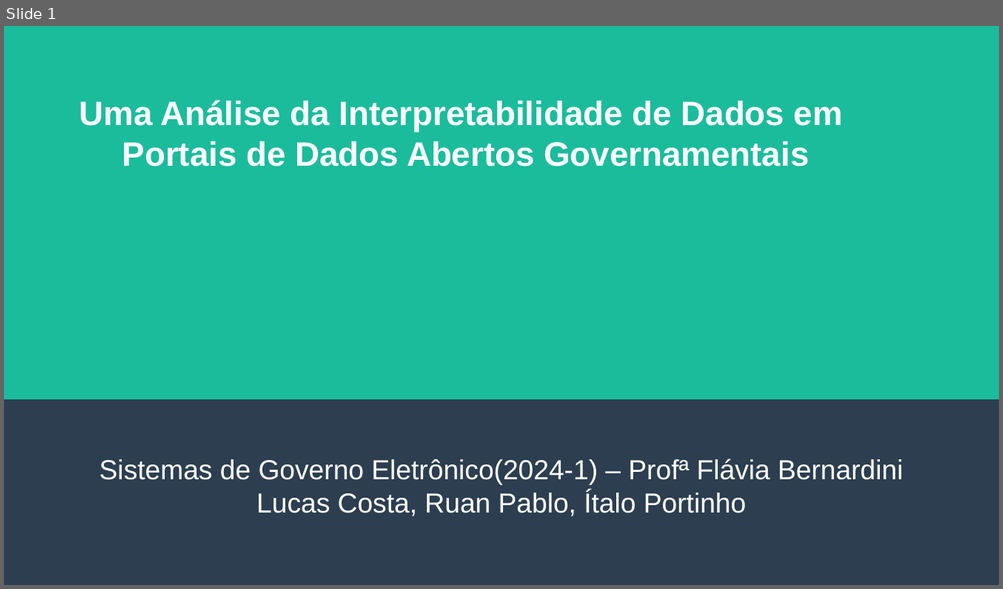
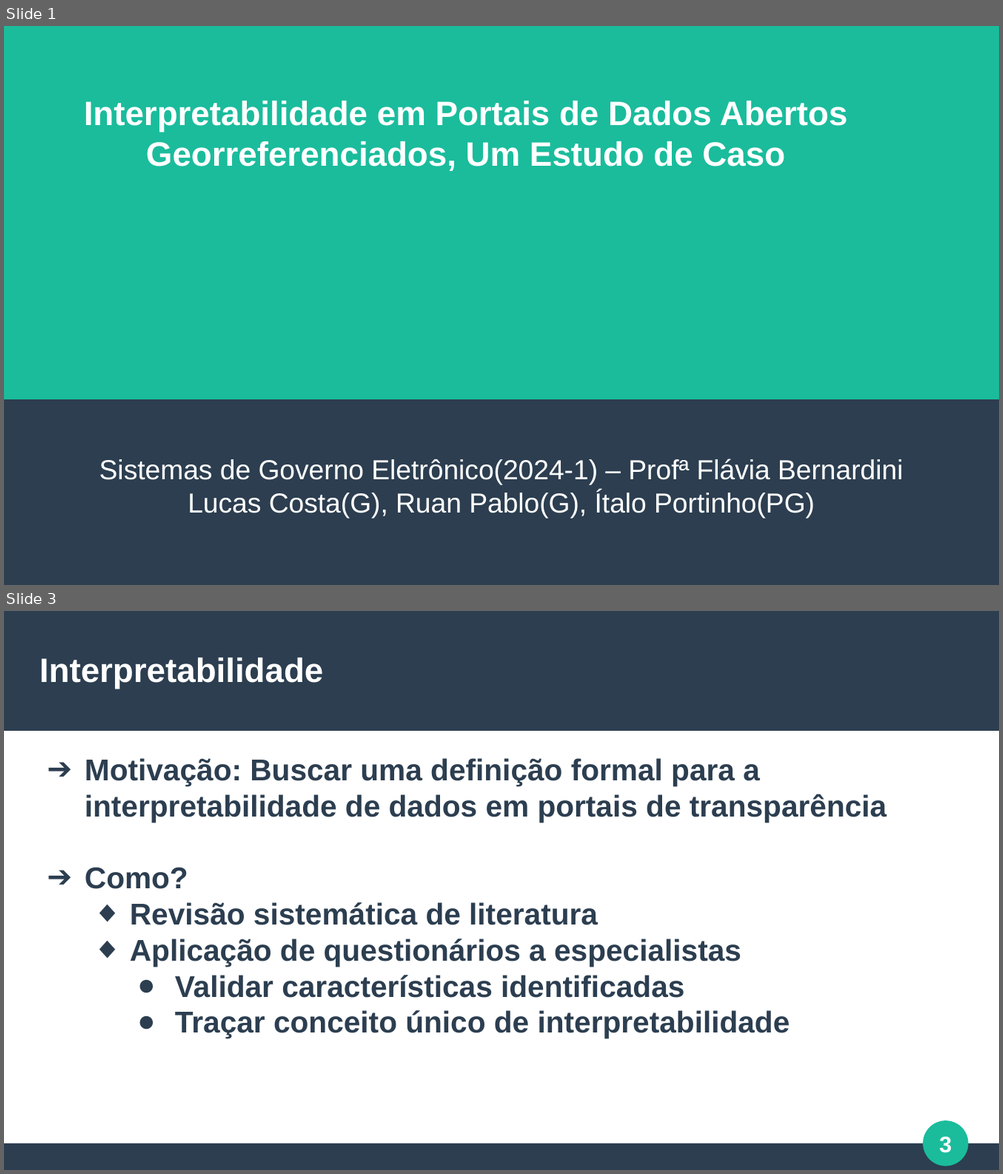
Before and after one commit to italoportinho/trabalho-egov-2024-1, a slide deck: trabalho-pratico/apresentacao_trabalho_pratico_EGOV_2024-1.pptx. Shown one above the other, each under a label of ours: slide 1 before the commit, slides 1 and 3 after it; the slides between them are not shown. The pictures are 1003x589 and 1003x1174 pixels, drawn with LibreOffice and Linux fonts; fonts in the diff are those of the drawing. Boxes give left, top, right and bottom in pixels: in the first picture for what was removed or moved away, otherwise in the second. Text is boxed around its words. In the diff, an @@ line names an element or a change of style, - is before the commit and + after.

```diff
--- a/trabalho-pratico/apresentacao_trabalho_pratico_EGOV_2024-1.pptx
+++ b/trabalho-pratico/apresentacao_trabalho_pratico_EGOV_2024-1.pptx
@@ slide 3 added at [4, 611, 999, 1170], background #FFFFFF @@
@@ rectangle added at [4, 611, 999, 731], fill #2C3E50 @@
@@ text added at [40, 658, 323, 689], 27 pt, text #FFFFFF, bold @@
+Interpretabilidade
@@ text added at [85, 758, 886, 1039], 24 pt, text #2C3E50, bold @@
+➔ Motivação: Buscar uma definição formal para a interpretabilidade de dados em portais de transparência
+➔ Como?
+  ◆ Revisão sistemática de literatura
+  ◆ Aplicação de questionários a especialistas
+    ● Validar características identificadas
+    ● Traçar conceito único de interpretabilidade
@@ ellipse added at [924, 1122, 968, 1166], fill #1ABC9C, outline #1ABC9C 0.85 pt @@
@@ page number added at [939, 1136, 951, 1153], 18 pt, text #FFFFFF, bold @@
+3
@@ rectangle added at [4, 1145, 999, 1170], fill #2C3E50 @@
@@ slide 1 changed as well @@
@@ text at [84, 101, 848, 171]: text changed @@
-Uma Análise da Interpretabilidade de Dados em
-Portais de Dados Abertos Governamentais
+Interpretabilidade em Portais de Dados Abertos Georreferenciados, Um Estudo de Caso
@@ text at [188, 491, 814, 518]: text changed @@
-Lucas Costa, Ruan Pablo, Ítalo Portinho
+Lucas Costa(G), Ruan Pablo(G), Ítalo Portinho(PG)
```
Also in this commit, not shown: 37 other slides changed, 17 other slides added, 2 slides removed.
